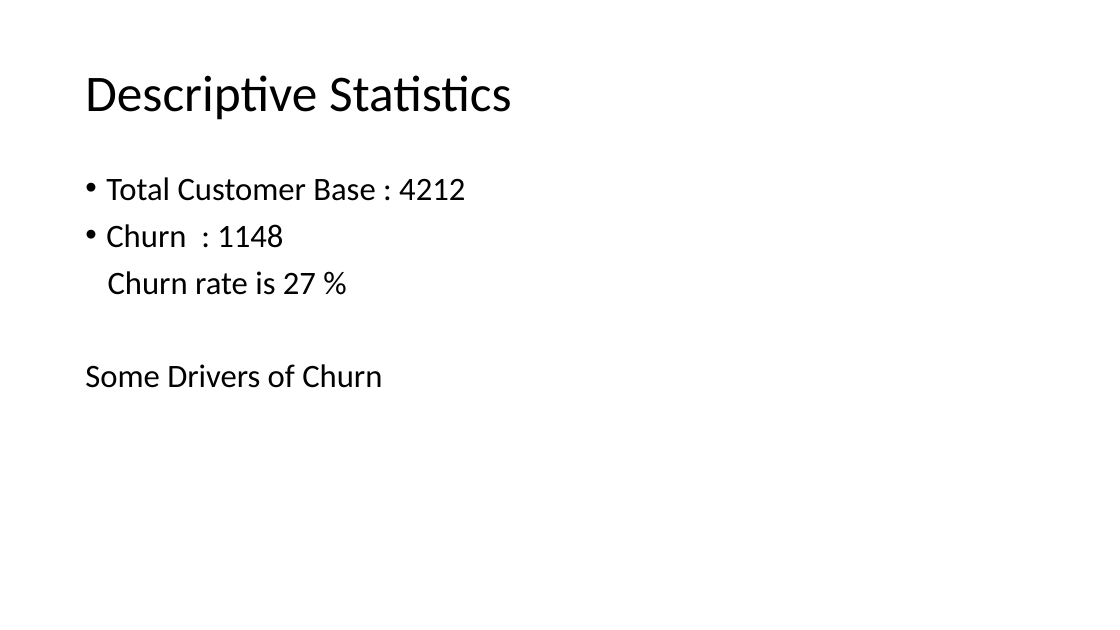
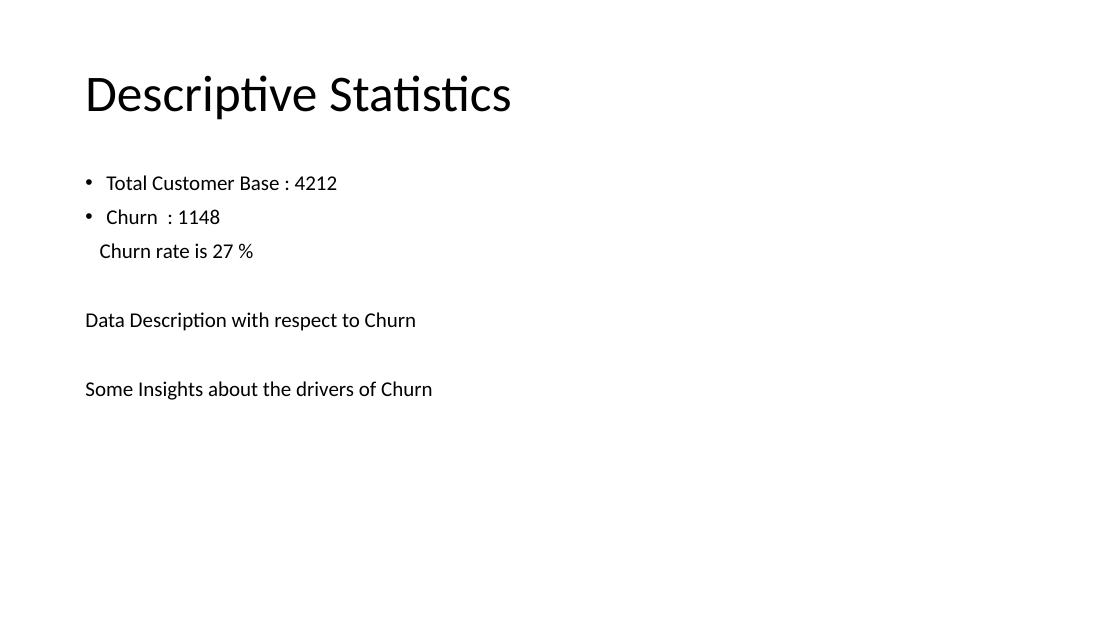
Before and after one commit to surajsharan/churn-prediction, a slide deck: slide 4 of Churn Prediction.pptm. Drawn at 1120x630 pixels with LibreOffice and Linux fonts; fonts in the diff are those of the drawing. Boxes give left, top, right and bottom in pixels: in the first picture for what was removed or moved away, otherwise in the second. Text is boxed around its words. In the diff, an @@ line names an element or a change of style, - is before the commit and + after.

Commit message:
presentation

```diff
--- a/Churn Prediction.pptm
+++ b/Churn Prediction.pptm
@@ text at (100, 175, 338, 258): size 28 to 18 pt in "Total Customer Base : 4212", "Churn : 1148", "Churn rate is 27 %" @@
@@ text at (85, 312, 433, 400): text changed; size 28 to 18 pt @@
-Some Drivers of Churn
+Data Description with respect to Churn
+Some Insights about the drivers of Churn
```
Also in this commit, not shown: 2 slides added, 1 slide removed.
